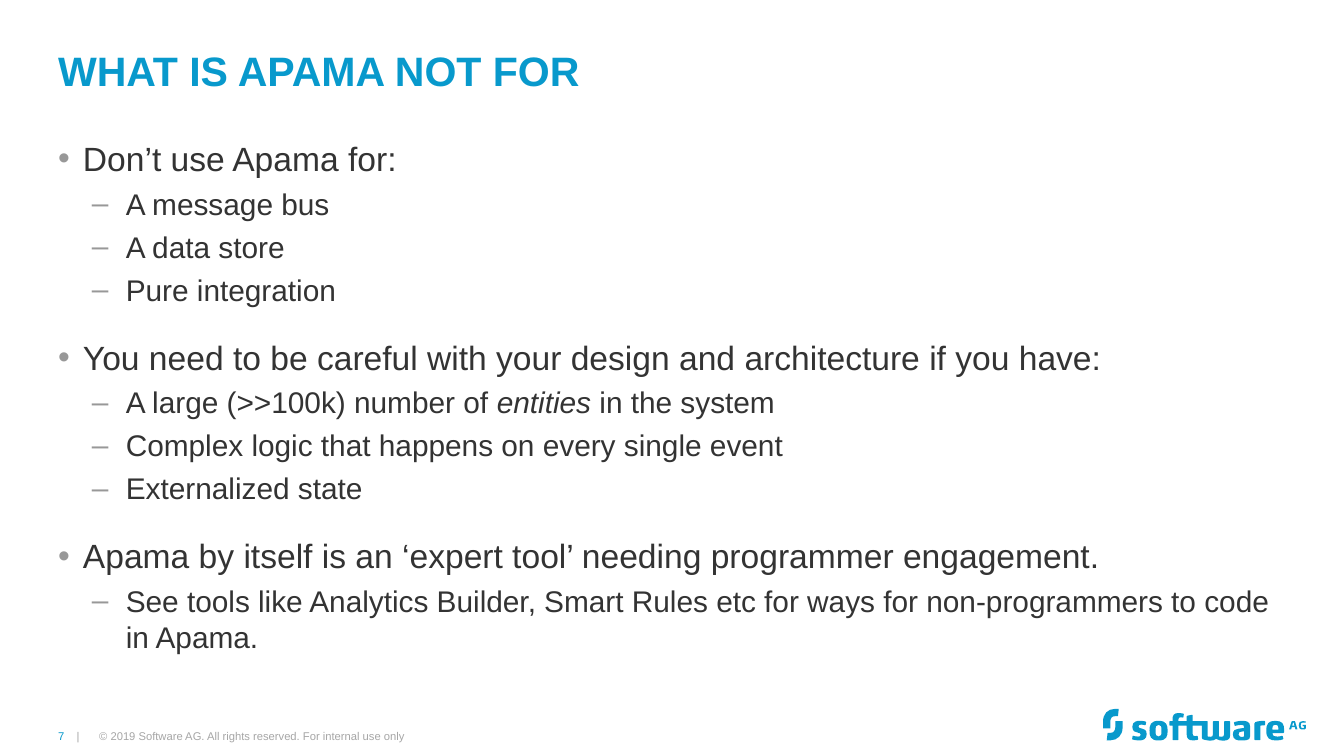
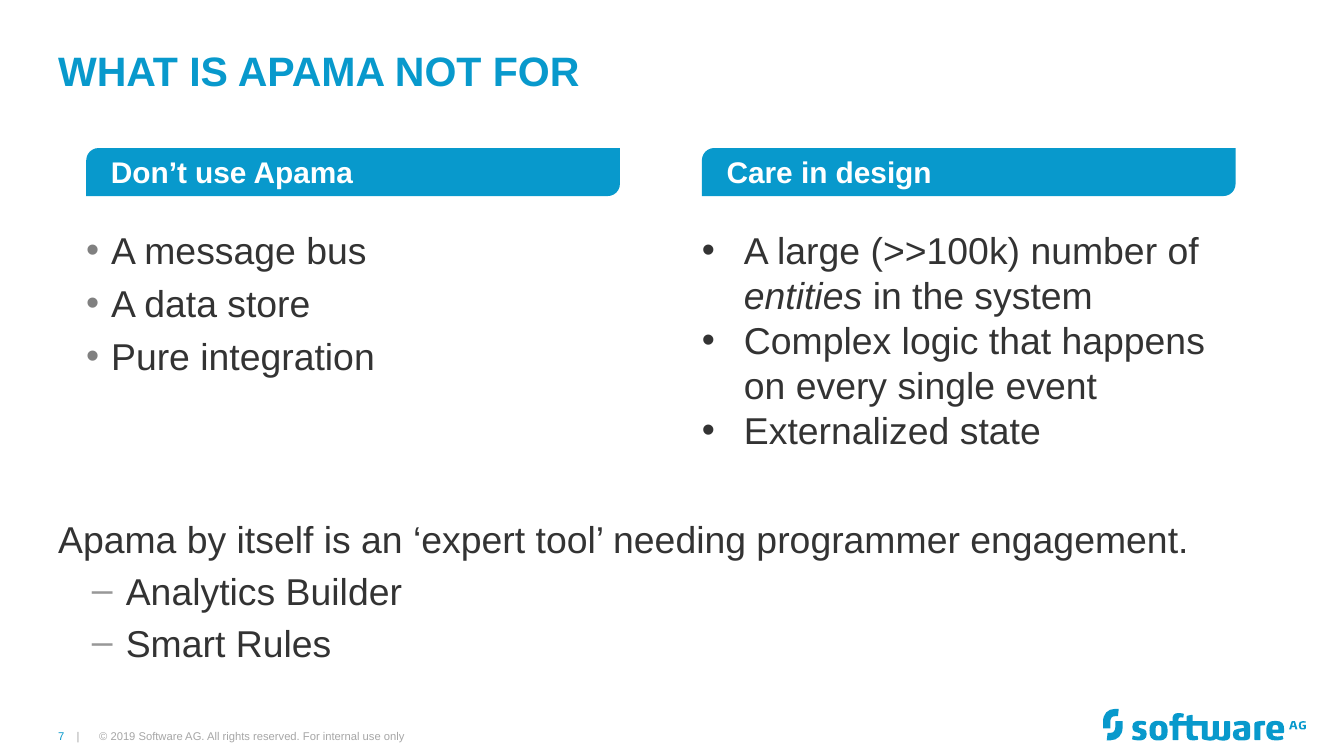
Before and after one commit to Cumulocity-IoT/apama-streaming-analytics-intro-training, a slide deck: slide 7 of Apama GAP Training.pptx. Drawn at 1344x756 pixels with LibreOffice and Linux fonts; fonts in the diff are those of the drawing; background and template pictures are left out. Boxes give left, top, right and bottom in pixels: in the first picture for what was removed or moved away, otherwise in the second. Text is boxed around its words. In the diff, an @@ line names an element or a change of style, - is before the commit and + after.

```diff
--- a/Apama GAP Training.pptx
+++ b/Apama GAP Training.pptx
@@ text at [83,146,1101,500]: paragraphs removed @@
-• Don’t use Apama for:
-  – A message bus
-  – A data store
-  – Pure integration
-• You need to be careful with your design and architecture if you have:
-  – A large (>>100k) number of entities in the system
-  – Complex logic that happens on every single event
-  – Externalized state
@@ round diag rect added at [86,148,620,196], fill #0899CC, 16 pt, text #FFFFFF, bold @@
+Don’t use Apama
@@ round diag rect added at [702,148,1235,196], fill #0899CC, 16 pt, text #FFFFFF, bold @@
+Care in design
@@ text added at [111,237,374,378], 20 pt, text #333333 @@
+• A message bus
+• A data store
+• Pure integration
@@ text added at [744,237,1205,445], 20 pt, text #333333 @@
+• A large (>>100k) number of entities in the system
+• Complex logic that happens on every single event
+• Externalized state
@@ text "Apama by itself is an ...": place and size @@
-text "Apama by itself is an ..." at [83,146,1269,653]
+text "Apama by itself is an ..." at [58,526,1188,658]
@@ text at [58,526,1188,560]: size 18 to 20 pt in "Apama by itself is an ‘expert tool’ ..."; bullet • to none @@
@@ text at [126,578,402,658]: text changed; size 16 to 20 pt @@
-  – See tools like Analytics Builder, Smart Rules etc for ways for non-programmers to code in Apama.
+  – Analytics Builder
+  – Smart Rules
```
Also in this commit, not shown: 21 other slides changed, 1 slide added, 2 slides removed.
